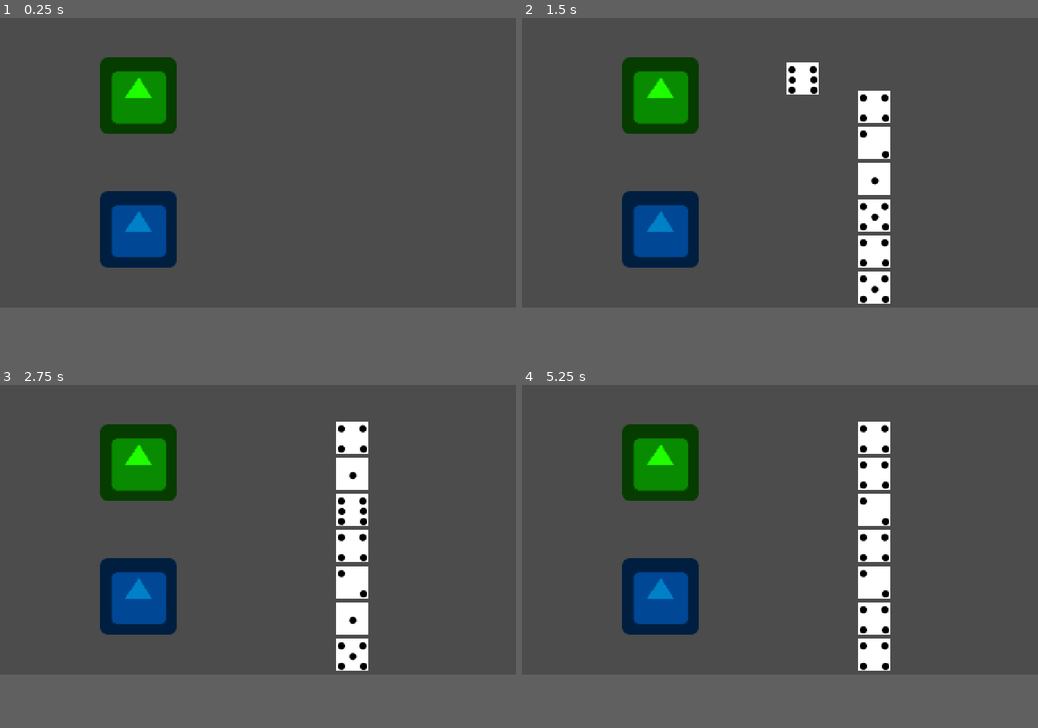
Above: before the commit, frames 1-4 (two rows, left to right).
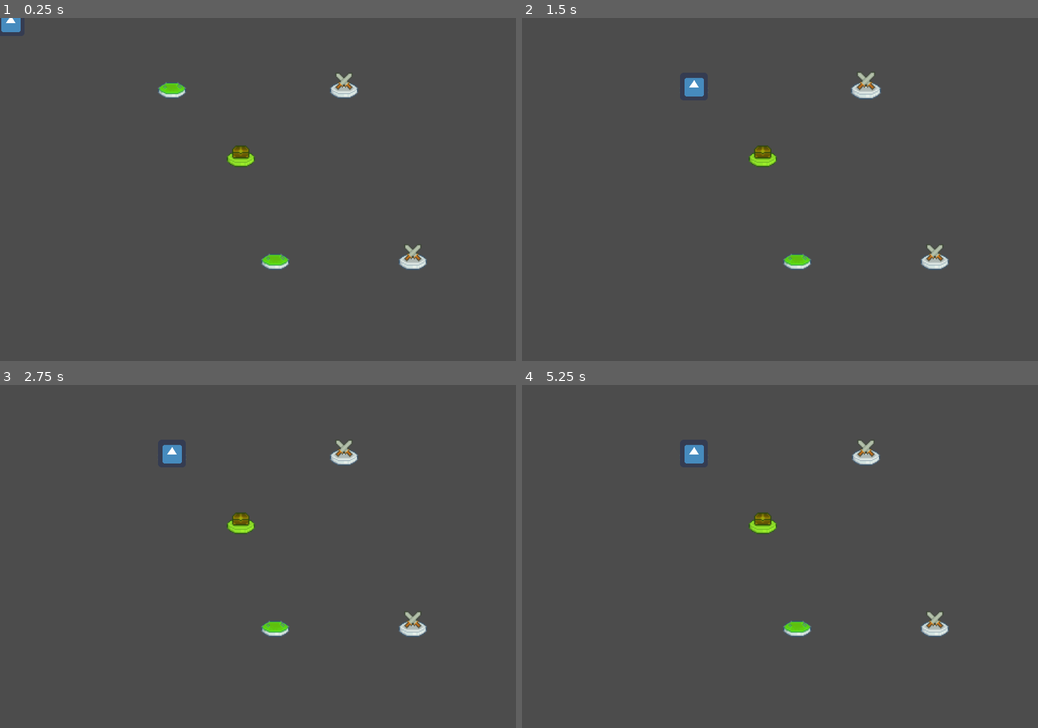
Above: after the commit, the same moments.

Repository: JestemStefan/DiceofDestiny
Game: Godot game, scene res://scenes/Testing/GameWorld.tscn
Same seed, same stepped clock (60 frames per second), same inputs: the game is played once before the commit and once after it. Before the commit the project starts from res://scenes/Testing/Test_DiceBox.tscn. The engine's default icon, where the game draws it, is replaced by a stand-in: a white triangle on a blue panel in a dark square.
Inputs (mouse positions are in pixels of both pictures, inside the frame that each line leads up to):
- Up to frame 1 (0.25 s): no input
- Up to frame 2 (1.5 s): move the mouse to (893, 148) at 0.52 s; tap Space (ui_select) at 0.6, 0.77, 1.07 s; click (893, 148) at 0.67 s; drag from (872, 69) to (661, 96) at 1.27 s
- Up to frame 3 (2.75 s): move the mouse to (350, 474) at 2.02 s; tap Space (ui_select) at 2.1 s; click (350, 474) at 2.17 s
- Up to frame 4 (5.25 s): tap Enter at 2.75 s; drag from (872, 508) to (661, 597) at 2.77 s; drag from (872, 546) to (872, 474) at 3.52 s; drag from (872, 580) to (872, 474) at 4.27 s; move the mouse to (872, 618) at 5.02 s; tap Space (ui_select) at 5.1 s; click (872, 618) at 5.17 s
In our replay, the window is 800x450 before the commit and 800x533 after it. These sizes can differ from the game's own. Grey fills any space a smaller window leaves; there, only what the larger window draws over its background counts as a difference.

The runs differ from the first frame. In frame 1, 7.7% of the frame differs, in the area x 0-83%, y 0-74%; in frame 2, 12%, in the area x 19-83%, y 11-84%; in frame 3, 11%; in frame 4, 11%.

Commit message:
Added basic transition from map to encounter

Diff:
--- a/project.godot
+++ b/project.godot
@@ -19,6 +19,11 @@
 "language": "GDScript",
 "path": "res://scenes/Dice/Test_Dice.gd"
 }, {
+"base": "Node2D",
+"class": "Encounter",
+"language": "GDScript",
+"path": "res://src/encounters/Encounter.gd"
+}, {
 "base": "Area2D",
 "class": "InteractionBox",
 "language": "GDScript",
@@ -27,13 +32,14 @@
 _global_script_class_icons={
 "BoardTile": "",
 "Dice": "",
+"Encounter": "",
 "InteractionBox": ""
 }
 
 [application]
 
 config/name="GWJ32"
-run/main_scene="res://scenes/Testing/Test_DiceBox.tscn"
+run/main_scene="res://scenes/Testing/GameWorld.tscn"
 config/icon="res://icon.png"
 
 [autoload]
@@ -42,11 +48,11 @@
 
 [display]
 
-window/size/width=512
-window/size/height=288
-window/size/test_width=1024
-window/size/test_height=576
-window/stretch/mode="viewport"
+window/size/width=480
+window/size/height=320
+window/size/test_width=960
+window/size/test_height=640
+window/stretch/mode="2d"
 window/stretch/aspect="expand"
 
 [layer_names]
--- a/scenes/Board/Board_Map.tscn
+++ b/scenes/Board/Board_Map.tscn
@@ -1,9 +1,8 @@
-[gd_scene load_steps=5 format=2]
+[gd_scene load_steps=4 format=2]
 
-[ext_resource path="res://scenes/tiles/EmptyTile.tscn" type="PackedScene" id=1]
-[ext_resource path="res://icon.png" type="Texture" id=2]
+[ext_resource path="res://scenes/Board/Board_Tile.tscn" type="PackedScene" id=1]
+[ext_resource path="res://scenes/Player/Player.tscn" type="PackedScene" id=2]
 [ext_resource path="res://src/Board/Board_Map.gd" type="Script" id=3]
-[ext_resource path="res://scenes/Board/Player.gd" type="Script" id=4]
 
 [node name="Board_Map" type="Node2D" groups=[
 "BoardMap",
@@ -12,56 +11,28 @@
 
 [node name="Board_Tiles" type="Node2D" parent="."]
 
-[node name="EmptyTile" parent="Board_Tiles" instance=ExtResource( 1 )]
-position = Vector2( 96, 96 )
+[node name="Board_Tile" parent="Board_Tiles" instance=ExtResource( 1 )]
+position = Vector2( 160, 64 )
+connected_tiles = [ NodePath("../Board_Tile2") ]
 isStartTile = true
-connected_tiles = [ NodePath("../EmptyTile2") ]
 
-[node name="EmptyTile2" parent="Board_Tiles" instance=ExtResource( 1 )]
-position = Vector2( 160, 96 )
-connected_tiles = [ NodePath("../EmptyTile3"), NodePath("../EmptyTile") ]
+[node name="Board_Tile2" parent="Board_Tiles" instance=ExtResource( 1 )]
+position = Vector2( 224, 128 )
+Tile_Type = 2
+connected_tiles = [ NodePath("../Board_Tile"), NodePath("../Board_Tile3"), NodePath("../Board_Tile4") ]
 
-[node name="EmptyTile3" parent="Board_Tiles" instance=ExtResource( 1 )]
-position = Vector2( 224, 96 )
-connected_tiles = [ NodePath("../EmptyTile4"), NodePath("../EmptyTile5"), NodePath("../EmptyTile2") ]
+[node name="Board_Tile3" parent="Board_Tiles" instance=ExtResource( 1 )]
+position = Vector2( 320, 64 )
+Tile_Type = 1
+connected_tiles = [ NodePath("../Board_Tile2") ]
 
-[node name="EmptyTile4" parent="Board_Tiles" instance=ExtResource( 1 )]
-position = Vector2( 224, 32 )
-connected_tiles = [ NodePath("../EmptyTile6"), NodePath("../EmptyTile3") ]
+[node name="Board_Tile4" parent="Board_Tiles" instance=ExtResource( 1 )]
+position = Vector2( 256, 224 )
+connected_tiles = [ NodePath("../Board_Tile2"), NodePath("../Board_Tile5") ]
 
-[node name="EmptyTile5" parent="Board_Tiles" instance=ExtResource( 1 )]
-position = Vector2( 224, 160 )
-connected_tiles = [ NodePath("../EmptyTile3"), NodePath("../EmptyTile7") ]
+[node name="Board_Tile5" parent="Board_Tiles" instance=ExtResource( 1 )]
+position = Vector2( 384, 224 )
+Tile_Type = 1
+connected_tiles = [ NodePath("../Board_Tile4") ]
 
-[node name="EmptyTile6" parent="Board_Tiles" instance=ExtResource( 1 )]
-position = Vector2( 288, 32 )
-connected_tiles = [ NodePath("../EmptyTile4"), NodePath("../EmptyTile8") ]
-
-[node name="EmptyTile7" parent="Board_Tiles" instance=ExtResource( 1 )]
-position = Vector2( 288, 160 )
-connected_tiles = [ NodePath("../EmptyTile5"), NodePath("../EmptyTile9") ]
-
-[node name="EmptyTile8" parent="Board_Tiles" instance=ExtResource( 1 )]
-position = Vector2( 352, 32 )
-connected_tiles = [ NodePath("../EmptyTile6"), NodePath("../EmptyTile10") ]
-
-[node name="EmptyTile9" parent="Board_Tiles" instance=ExtResource( 1 )]
-position = Vector2( 352, 160 )
-connected_tiles = [ NodePath("../EmptyTile7"), NodePath("../EmptyTile10") ]
-
-[node name="EmptyTile10" parent="Board_Tiles" instance=ExtResource( 1 )]
-position = Vector2( 352, 96 )
-connected_tiles = [ NodePath("../EmptyTile8"), NodePath("../EmptyTile9"), NodePath("../EmptyTile11") ]
-
-[node name="EmptyTile11" parent="Board_Tiles" instance=ExtResource( 1 )]
-position = Vector2( 416, 96 )
-connected_tiles = [ NodePath("../EmptyTile10") ]
-
-[node name="Player" type="Node2D" parent="."]
-position = Vector2( 96, 32 )
-script = ExtResource( 4 )
-
-[node name="Sprite" type="Sprite" parent="Player"]
-modulate = Color( 1, 0.866667, 0, 1 )
-scale = Vector2( 0.4, 0.4 )
-texture = ExtResource( 2 )
+[node name="Player" parent="." instance=ExtResource( 2 )]
--- a/scenes/Board/Board_Tile.tscn
+++ b/scenes/Board/Board_Tile.tscn
@@ -1,6 +1,6 @@
 [gd_scene load_steps=5 format=2]
 
-[ext_resource path="res://icon.png" type="Texture" id=1]
+[ext_resource path="res://art/tiles.png" type="Texture" id=1]
 [ext_resource path="res://src/Board/Board_Tile.gd" type="Script" id=2]
 
 [sub_resource type="RectangleShape2D" id=1]
@@ -30,11 +30,28 @@
 [node name="CollisionShape2D" type="CollisionShape2D" parent="."]
 shape = SubResource( 1 )
 
-[node name="icon" type="Sprite" parent="."]
-scale = Vector2( 0.5, 0.5 )
+[node name="TileSprite" type="Sprite" parent="."]
 texture = ExtResource( 1 )
+hframes = 6
+vframes = 5
 
 [node name="ActiveAnimation" type="AnimationPlayer" parent="."]
 anims/Active = SubResource( 2 )
 
+[node name="Tween" type="Tween" parent="."]
+
+[node name="InteractionButton" type="Button" parent="."]
+visible = false
+margin_left = -32.0
+margin_top = -40.0
+margin_right = 30.0
+margin_bottom = -20.0
+text = "Interact"
+__meta__ = {
+"_edit_use_anchors_": false
+}
+
 [connection signal="input_event" from="." to="." method="_on_Board_Tile_input_event"]
+[connection signal="mouse_entered" from="." to="." method="_on_Board_Tile_mouse_entered"]
+[connection signal="mouse_exited" from="." to="." method="_on_Board_Tile_mouse_exited"]
+[connection signal="button_up" from="InteractionButton" to="." method="_on_InteractionButton_button_up"]
--- a/scenes/Dice/Test_Dice.gd
+++ b/scenes/Dice/Test_Dice.gd
@@ -9,6 +9,8 @@
 var initial_position: Vector2
 
 var interaction_box: InteractionBox = null
+
+signal dice_used
 
 # Called when the node enters the scene tree for the first time.
 func _ready():
@@ -43,6 +45,7 @@
 
 
 func _on_Dice_input_event(viewport, event, shape_idx):
+
 	if event is InputEventMouseButton:
 		if event.is_pressed():
 
@@ -56,6 +59,8 @@
 					if interaction_box != null:
 						enter_state(State.USED)
 						interaction_box.use_dice(dice_value)
+
+						emit_signal("dice_used")
 						call_deferred("free")
 
 					else:
@@ -63,7 +68,9 @@
 
 
 func _on_Dice_area_entered(area):
+
 	if area is InteractionBox:
+		#print(area)
 		interaction_box = area
 
 
--- a/scenes/Dice/Test_Dice.tscn
+++ b/scenes/Dice/Test_Dice.tscn
@@ -1,6 +1,6 @@
 [gd_scene load_steps=4 format=2]
 
-[ext_resource path="res://art/Placeholders/Dice_Placeholder_Spritesheet.png" type="Texture" id=1]
+[ext_resource path="res://art/dice.png" type="Texture" id=1]
 [ext_resource path="res://scenes/Dice/Test_Dice.gd" type="Script" id=2]
 
 [sub_resource type="RectangleShape2D" id=1]
--- /dev/null
+++ b/scenes/Encounters/FightEncounter.tscn
@@ -0,0 +1,34 @@
+[gd_scene load_steps=6 format=2]
+
+[ext_resource path="res://src/encounters/Encounter.gd" type="Script" id=1]
+[ext_resource path="res://scenes/InteractionBox/Interaction_Box.tscn" type="PackedScene" id=2]
+[ext_resource path="res://scenes/DiceRoller/Dice_Roller.tscn" type="PackedScene" id=3]
+[ext_resource path="res://scenes/InteractionBox/Interaction_Box.gd" type="Script" id=4]
+[ext_resource path="res://src/DiceRoller/Dice_Roller.gd" type="Script" id=5]
+
+[node name="FightEncounter" type="Node2D"]
+script = ExtResource( 1 )
+
+[node name="ColorRect" type="ColorRect" parent="."]
+margin_left = 32.0
+margin_top = 32.0
+margin_right = 448.0
+margin_bottom = 288.0
+mouse_filter = 2
+color = Color( 0, 0, 0, 1 )
+__meta__ = {
+"_edit_use_anchors_": false
+}
+
+[node name="Interaction_Box" type="Area2D" parent="." instance=ExtResource( 2 )]
+position = Vector2( 192, 96 )
+script = ExtResource( 4 )
+
+[node name="Interaction_Box2" type="Area2D" parent="." instance=ExtResource( 2 )]
+position = Vector2( 288, 96 )
+script = ExtResource( 4 )
+Action = 1
+
+[node name="Dice_Roller" type="Node2D" parent="." instance=ExtResource( 3 )]
+position = Vector2( 224, 224 )
+script = ExtResource( 5 )
--- /dev/null
+++ b/scenes/Player/Player.tscn
@@ -0,0 +1,12 @@
+[gd_scene load_steps=3 format=2]
+
+[ext_resource path="res://icon.png" type="Texture" id=1]
+[ext_resource path="res://scenes/Board/Player.gd" type="Script" id=2]
+
+[node name="Player" type="Node2D"]
+script = ExtResource( 2 )
+
+[node name="Sprite" type="Sprite" parent="."]
+position = Vector2( 0, 7.62939e-06 )
+scale = Vector2( 0.4, 0.4 )
+texture = ExtResource( 1 )
--- a/scenes/Testing/GameWorld.tscn
+++ b/scenes/Testing/GameWorld.tscn
@@ -1,8 +1,15 @@
-[gd_scene load_steps=2 format=2]
+[gd_scene load_steps=4 format=2]
 
 [ext_resource path="res://scenes/Board/Board_Map.tscn" type="PackedScene" id=1]
+[ext_resource path="res://src/layers/Board_Layer.gd" type="Script" id=2]
+[ext_resource path="res://src/layers/EncounterLayer.gd" type="Script" id=3]
 
-[node name="GameWorld" type="CanvasLayer"]
-follow_viewport_enable = true
+[node name="GameWorld" type="Node"]
 
-[node name="Board_Map" parent="." instance=ExtResource( 1 )]
+[node name="Board" type="CanvasLayer" parent="."]
+script = ExtResource( 2 )
+
+[node name="Board_Map" parent="Board" instance=ExtResource( 1 )]
+
+[node name="Encounter" type="CanvasLayer" parent="."]
+script = ExtResource( 3 )
--- a/scenes/Testing/Test_DiceBox.tscn
+++ b/scenes/Testing/Test_DiceBox.tscn
@@ -6,16 +6,16 @@
 [node name="Test_DiceBox" type="Node2D"]
 
 [node name="Interaction_Box" parent="." instance=ExtResource( 2 )]
-position = Vector2( 137, 77 )
+position = Vector2( 192, 64 )
 
 [node name="Interaction_Box2" parent="." instance=ExtResource( 2 )]
-position = Vector2( 137, 210 )
+position = Vector2( 320, 64 )
 Action = 1
 
 [node name="Box_Sprite" parent="Interaction_Box2" index="1"]
 self_modulate = Color( 0, 0.509804, 0.784314, 1 )
 
 [node name="Dice_Roller" parent="." instance=ExtResource( 1 )]
-position = Vector2( 349, 52 )
+position = Vector2( 256, 192 )
 
 [editable path="Interaction_Box2"]
--- a/src/Board/Board_Tile.gd
+++ b/src/Board/Board_Tile.gd
@@ -1,37 +1,54 @@
 extends Area2D
 class_name BoardTile
 
-export var isStartTile: bool = false
+enum TileState {CLOSED, OPEN, CURRENT}
+var current_tilestate: int = TileState.CLOSED
 
-enum TileState {CLOSED, OPEN, CURRENT}
-
-var current_tilestate: int = TileState.CLOSED
+enum TileTypes{EMPTY_TILE, FIGHT_TILE, CHEST_TILE}
+export(TileTypes) var Tile_Type = TileTypes.EMPTY_TILE
 
 export(Array, NodePath) var connected_tiles
 
+export var isStartTile: bool = false
+
 # Called when the node enters the scene tree for the first time.
 func _ready():
+	#var err = connect("input_event", self, "_on_Board_Tile_input_event")
+
 	yield(get_tree(), "idle_frame")
 	if isStartTile:
 		enter_state(TileState.OPEN)
 		GameController.update_open_tiles([self])
 		GameController.move_to_tile(self)
 
-
+	update_tile_type()
 
 func enter_state(new_state):
 	current_tilestate = new_state
 
 	match current_tilestate:
 		TileState.CLOSED:
-			$icon.self_modulate = Color.white
+			$TileSprite.self_modulate = Color.white
+			$InteractionButton.visible = false
 
 		TileState.OPEN:
-			$icon.self_modulate = Color.yellow
+			$TileSprite.self_modulate = Color.greenyellow
+			$InteractionButton.visible = false
 
 
 		TileState.CURRENT:
 			GameController.current_board_tile = self
+
+
+			match Tile_Type:
+				TileTypes.EMPTY_TILE:
+					$InteractionButton.visible = false
+
+				TileTypes.FIGHT_TILE:
+					$InteractionButton.visible = true
+
+				TileTypes.CHEST_TILE:
+					$InteractionButton.visible = true
 
 
 
@@ -47,6 +64,20 @@
 	enter_state(TileState.CURRENT)
 
 
+func update_tile_type(new_type: int = Tile_Type):
+	Tile_Type = new_type
+
+	match Tile_Type:
+		TileTypes.EMPTY_TILE:
+			$TileSprite.frame = 3
+
+		TileTypes.FIGHT_TILE:
+			$TileSprite.frame = 1
+
+		TileTypes.CHEST_TILE:
+			$TileSprite.frame = 0
+
+
 func open_connected_tiles():
 	var list_of_opened_tiles: Array = []
 
@@ -57,6 +88,7 @@
 		list_of_opened_tiles.append(tile_to_open)
 
 	GameController.update_open_tiles(list_of_opened_tiles)
+
 
 
 func _on_Board_Tile_input_event(_viewport, event, _shape_idx):
@@ -75,3 +107,24 @@
 
 						TileState.CURRENT:
 							pass
+
+
+
+
+func _on_Board_Tile_mouse_entered():
+	if current_tilestate != TileState.CURRENT:
+		$Tween.interpolate_property($TileSprite, "scale", $TileSprite.get_scale(), Vector2(1.5, 1.5), 0.25, Tween.TRANS_CUBIC, Tween.EASE_IN)
+		$Tween.start()
+
+
+
+
+func _on_Board_Tile_mouse_exited():
+	$Tween.interpolate_property($TileSprite, "scale", $TileSprite.get_scale(), Vector2(1, 1), 0.25, Tween.TRANS_CUBIC, Tween.EASE_IN)
+	$Tween.start()
+
+
+
+
+func _on_InteractionButton_button_up():
+	GameController.start_encounter("Fight")
--- a/src/DiceRoller/Dice_Roller.gd
+++ b/src/DiceRoller/Dice_Roller.gd
@@ -4,27 +4,23 @@
 
 # Called when the node enters the scene tree for the first time.
 func _ready():
-	pass # Replace with function body.
-
-
-
-func _process(delta):
-	if Input.is_action_just_pressed("ui_select"):
-		roll_random(7)
+	pass
 
 
 func roll_random(dice_amount: int):
 
+	randomize()
 	for i in range(dice_amount):
 
 		var dice_value: int = randi()%6 + 1
-		print("Dice value: " + str(dice_value))
+		#print("Dice value: " + str(dice_value))
 
 		var new_dice = dice_instance.instance()
 
 		add_child(new_dice)
+		new_dice.connect("dice_used", get_parent(), "_on_Dice_dice_used")
 
 		new_dice.set_dice_value(dice_value)
 
-		new_dice.translate(Vector2(0, i * 36))
+		new_dice.translate(Vector2(-dice_amount * 16 + i * 36, 0))
 		new_dice.initial_position = new_dice.get_global_position()
--- a/src/Global/GameController.gd
+++ b/src/Global/GameController.gd
@@ -1,9 +1,14 @@
 extends Node
 
-enum GameState{BOARD_WAITING, BOARD_TRAVELING}
+enum GameState{BOARD_WAITING, BOARD_TRAVELING, ENCOUNTER}
 var current_game_state: int = GameState.BOARD_WAITING
 
 var player: Node2D
+
+var board_layer: CanvasLayer
+var encounter_layer: CanvasLayer
+
+onready var fight_encounter_instance = preload("res://scenes/Encounters/FightEncounter.tscn")
 
 var current_board_tile: BoardTile
 
@@ -18,6 +23,13 @@
 
 func enter_state(new_state):
 	current_game_state = new_state
+
+	match current_game_state:
+		GameState.BOARD_WAITING:
+			pass
+
+		GameState.BOARD_TRAVELING:
+			pass
 
 
 func update_open_tiles(tile_list: Array):
@@ -42,11 +54,29 @@
 								Tween.TRANS_CUBIC, Tween.EASE_IN_OUT)
 	tween.start()
 
-	yield(tween, "tween_completed")
-	tween.call_deferred("free")
-
 	close_opened_tiles()
 	tile.open_connected_tiles()
 	tile.set_as_current_tile()
 
+	yield(tween, "tween_completed")
+	tween.call_deferred("free")
+
+
+
 	enter_state(GameState.BOARD_WAITING)
+
+
+func start_encounter(encounter_type: String):
+	enter_state(GameState.ENCOUNTER)
+	match encounter_type:
+		"Fight":
+			var encounter: Encounter = fight_encounter_instance.instance()
+			encounter_layer.add_child(encounter)
+
+			encounter.start_encounter()
+
+
+func end_encounter():
+	enter_state(GameState.BOARD_WAITING)
+	current_board_tile.update_tile_type(current_board_tile.TileTypes.EMPTY_TILE)
+	current_board_tile.enter_state(current_board_tile.TileState.CURRENT)
--- /dev/null
+++ b/src/encounters/Encounter.gd
@@ -0,0 +1,25 @@
+extends Node2D
+class_name Encounter
+
+
+# Declare member variables here. Examples:
+# var a = 2
+# var b = "text"
+
+
+# Called when the node enters the scene tree for the first time.
+func _ready():
+	pass # Replace with function body.
+
+
+func start_encounter():
+	$Dice_Roller.roll_random(7)
+
+
+func _on_Dice_dice_used():
+	yield(get_tree(), "idle_frame")
+	print($Dice_Roller.get_child_count())
+
+	if $Dice_Roller.get_child_count() <= 0:
+		GameController.end_encounter()
+		call_deferred("free")
--- /dev/null
+++ b/src/layers/Board_Layer.gd
@@ -0,0 +1,4 @@
+extends CanvasLayer
+
+func _ready():
+	GameController.board_layer = self
--- /dev/null
+++ b/src/layers/EncounterLayer.gd
@@ -0,0 +1,5 @@
+extends CanvasLayer
+
+
+func _ready():
+	GameController.encounter_layer = self
Not shown, added: art/dice.png.import
Not shown, added: sfx/GWJ32_DiceHandle_1.ogg.import
Not shown, added: sfx/GWJ32_DiceHandle_2.ogg.import
Not shown, added: sfx/GWJ32_DiceHandle_3.ogg.import
Not shown, added: sfx/GWJ32_DiceHandle_4.ogg.import
Not shown, added: sfx/GWJ32_DiceHandle_5.ogg.import
Not shown, added: sfx/GWJ32_DiceRollLong_1.ogg.import
Not shown, added: sfx/GWJ32_DiceRollLong_2.ogg.import
Not shown, added: sfx/GWJ32_DiceRollLong_3.ogg.import
Not shown, added: sfx/GWJ32_DiceRoll_1.ogg.import
Not shown, added: sfx/GWJ32_DiceRoll_2.ogg.import
Not shown, added: sfx/GWJ32_DiceRoll_3.ogg.import
(and 7 more such lines)
